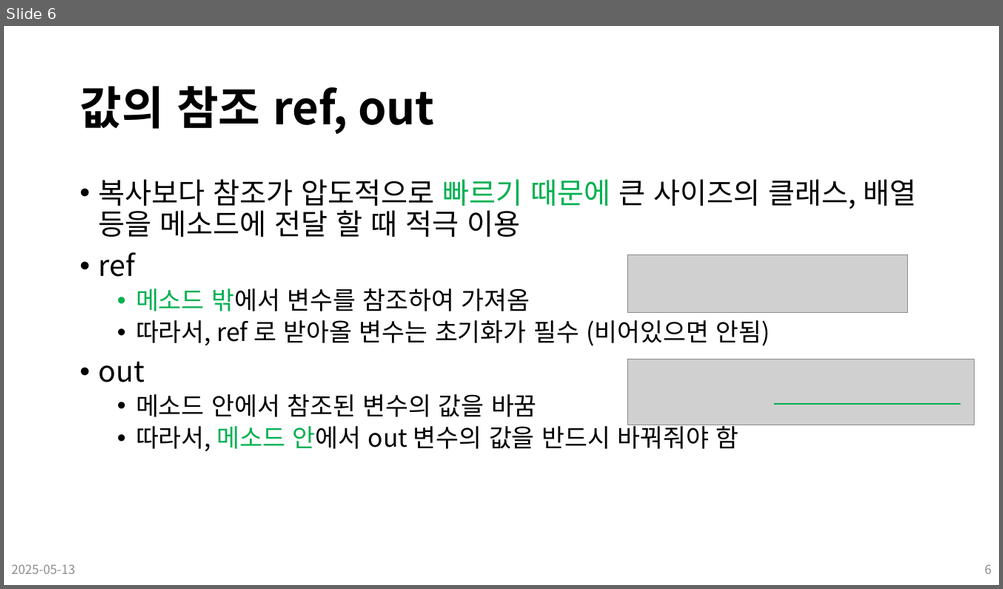
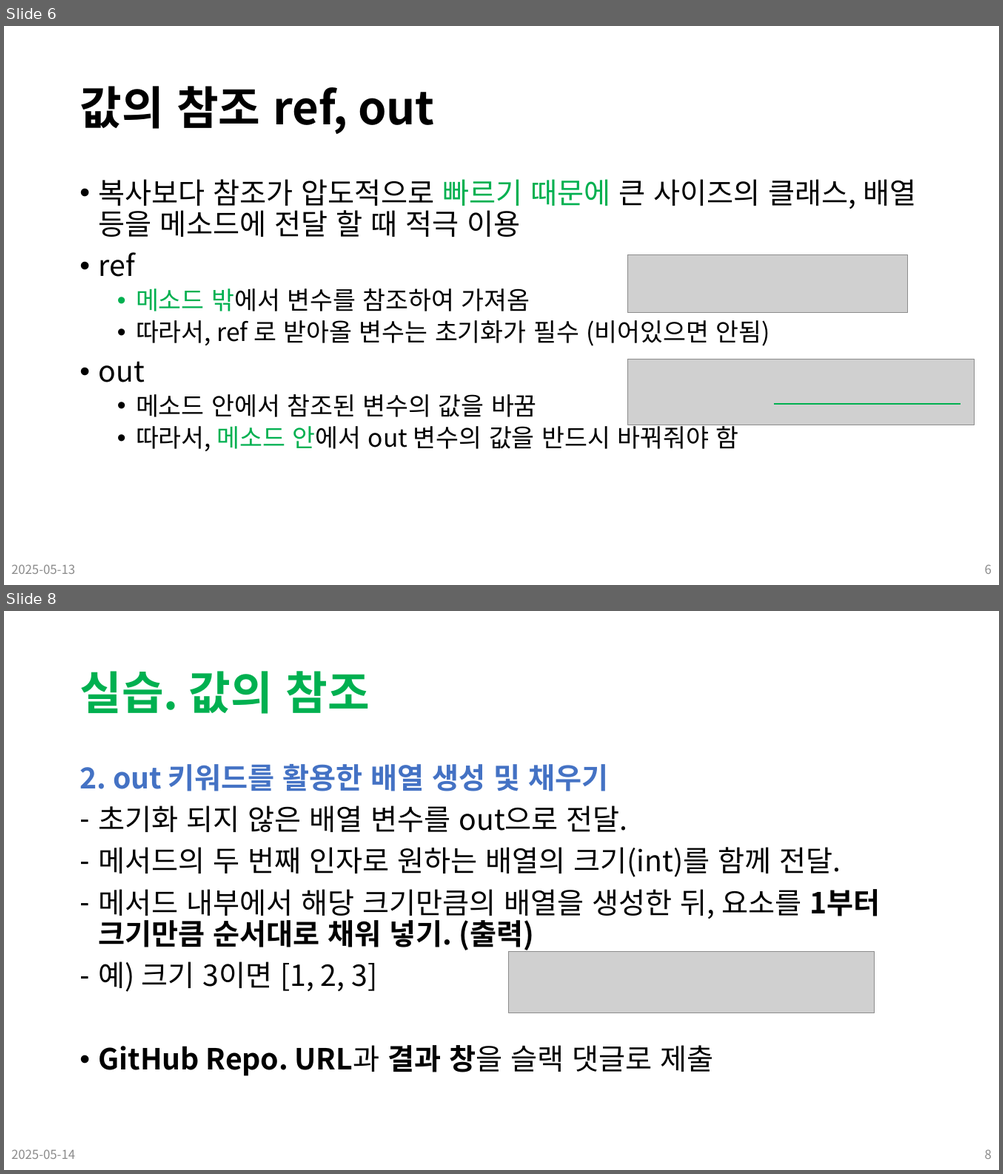
Before and after one commit to Leader-Lesson/KDT_SF_Short_5th, a slide deck: material/13_CSharp_심화문법 (예외처리).pptx. Shown one above the other, each under a label of ours: slide 6 before the commit, slides 6 and 8 after it; the slides between them are not shown. The pictures are 1003x589 and 1003x1174 pixels, drawn with LibreOffice and Linux fonts; fonts in the diff are those of the drawing; grey boxes stand for pictures; background and template pictures are left out. Boxes give left, top, right and bottom in pixels: in the first picture for what was removed or moved away, otherwise in the second. Text is boxed around its words. In the diff, an @@ line names an element or a change of style, - is before the commit and + after.

```diff
--- a/material/13_CSharp_심화문법 (예외처리).pptx
+++ b/material/13_CSharp_심화문법 (예외처리).pptx
@@ slide 8 added at [4, 611, 999, 1170], background #FFFFFF @@
@@ title added at [79, 671, 370, 714], 44 pt, text #00B050, bold @@
+실습. 값의 참조
@@ text added at [79, 764, 879, 1076], 28 pt, text #000000 @@
+2. out 키워드를 활용한 배열 생성 및 채우기
+– 초기화 되지 않은 배열 변수를 out으로 전달.
+– 메서드의 두 번째 인자로 원하는 배열의 크기(int)를 함께 전달.
+– 메서드 내부에서 해당 크기만큼의 배열을 생성한 뒤, 요소를 1부터 크기만큼 순서대로 채워 넣기. (출력)
+– 예) 크기 3이면 [1, 2, 3]
+• GitHub Repo. URL과 결과 창을 슬랙 댓글로 제출
@@ picture added at [509, 952, 875, 1013] @@
@@ text added at [11, 1150, 75, 1159], 12 pt, text #8C8C8C @@
+2025-05-14
@@ page number added at [984, 1150, 991, 1159], 12 pt, text #8C8C8C @@
+8
```
Also in this commit, not shown: 5 slides changed, 4 other slides added, 27 other files.
